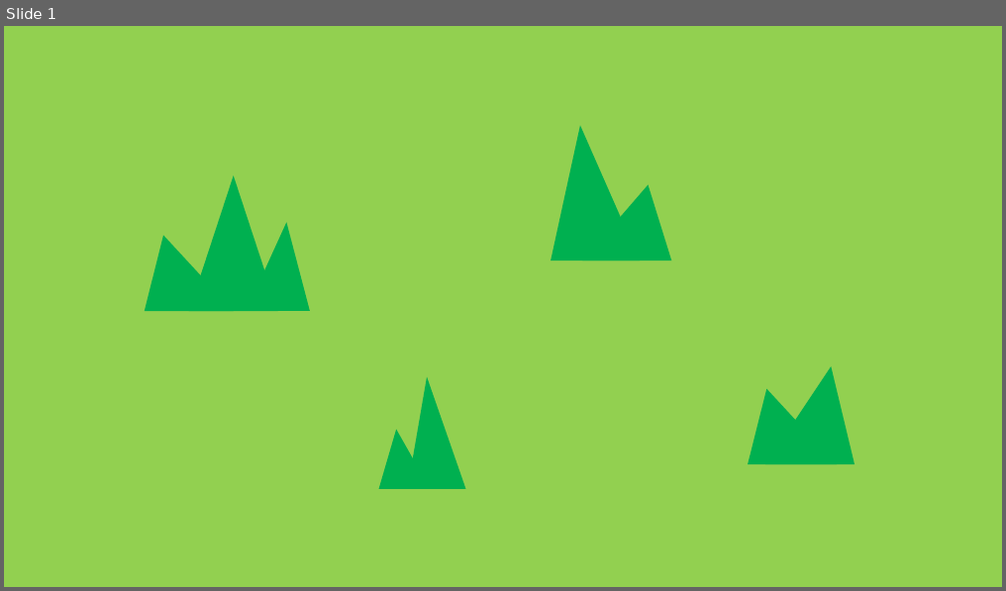
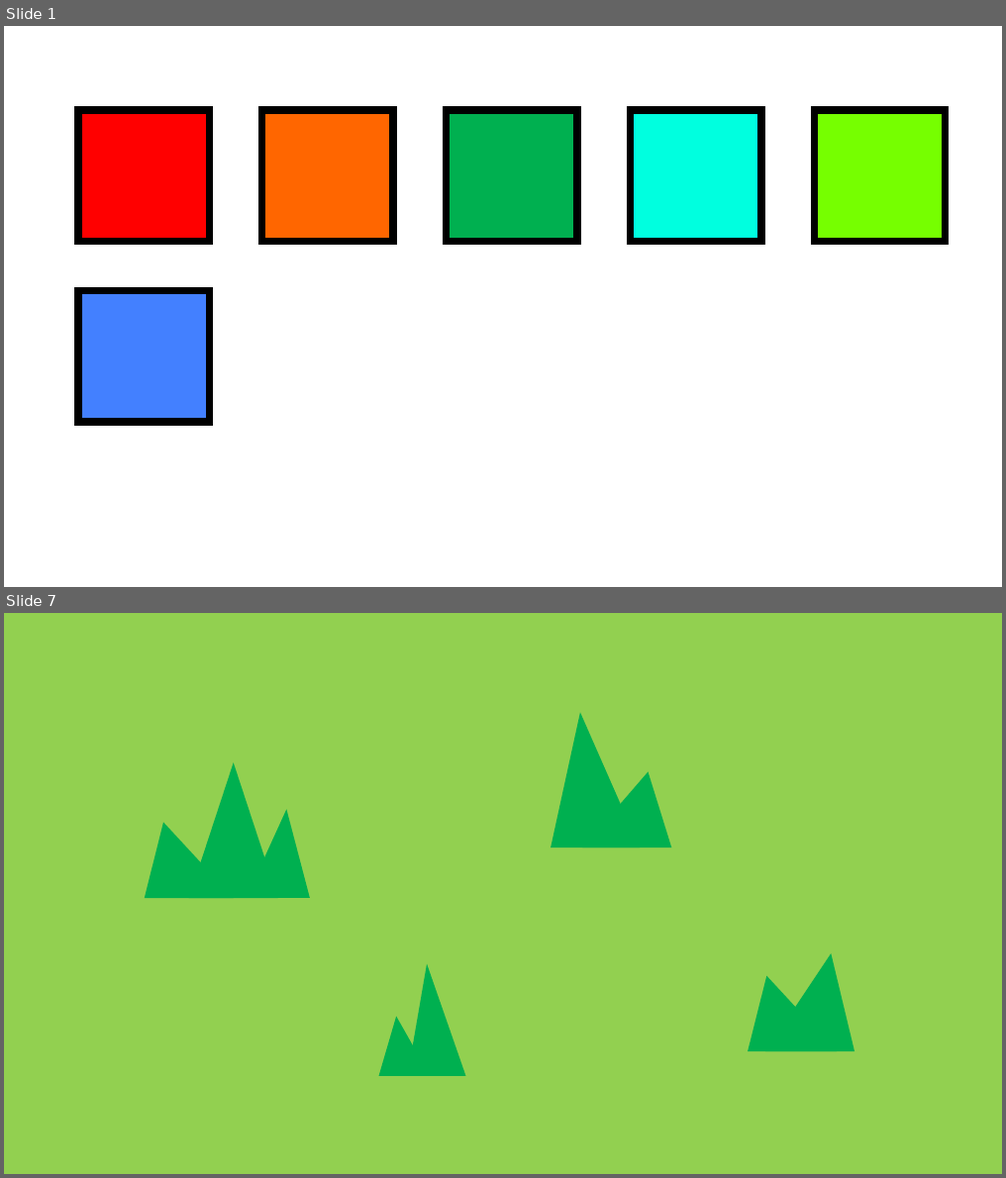
Before and after one commit to JoqTheJJ/IC-8048-Simulador_Virus, a slide deck: Documentacion/Sprites.pptx. Shown one above the other, each under a label of ours: slide 1 before the commit, slides 1 and 7 after it; the slides between them are not shown. The pictures are 1006x591 and 1006x1178 pixels, drawn with LibreOffice and Linux fonts; fonts in the diff are those of the drawing. Boxes give left, top, right and bottom in pixels: in the first picture for what was removed or moved away, otherwise in the second. Text is boxed around its words. In the diff, an @@ line names an element or a change of style, - is before the commit and + after.

```diff
--- a/Documentacion/Sprites.pptx
+++ b/Documentacion/Sprites.pptx
@@ slide 1 added at (4,26,1002,587), background #FFFFFF @@
@@ rectangle added at (78,110,209,241), fill #FF0000, outline #000000 7 pt @@
@@ rectangle added at (262,110,393,241), fill #FF6600, outline #000000 7 pt @@
@@ rectangle added at (447,110,577,241), fill #00B050, outline #000000 7 pt @@
@@ rectangle added at (631,110,761,241), fill #00FFDF, outline #000000 7 pt @@
@@ rectangle added at (814,110,945,241), fill #76FF00, outline #000000 7 pt @@
@@ rectangle added at (78,291,209,422), fill #4380FF, outline #000000 7 pt @@
@@ what was slide 1 is now slide 7 @@
```
Also in this commit, not shown: 1 slide changed, 5 other slides added, 14 other files.
